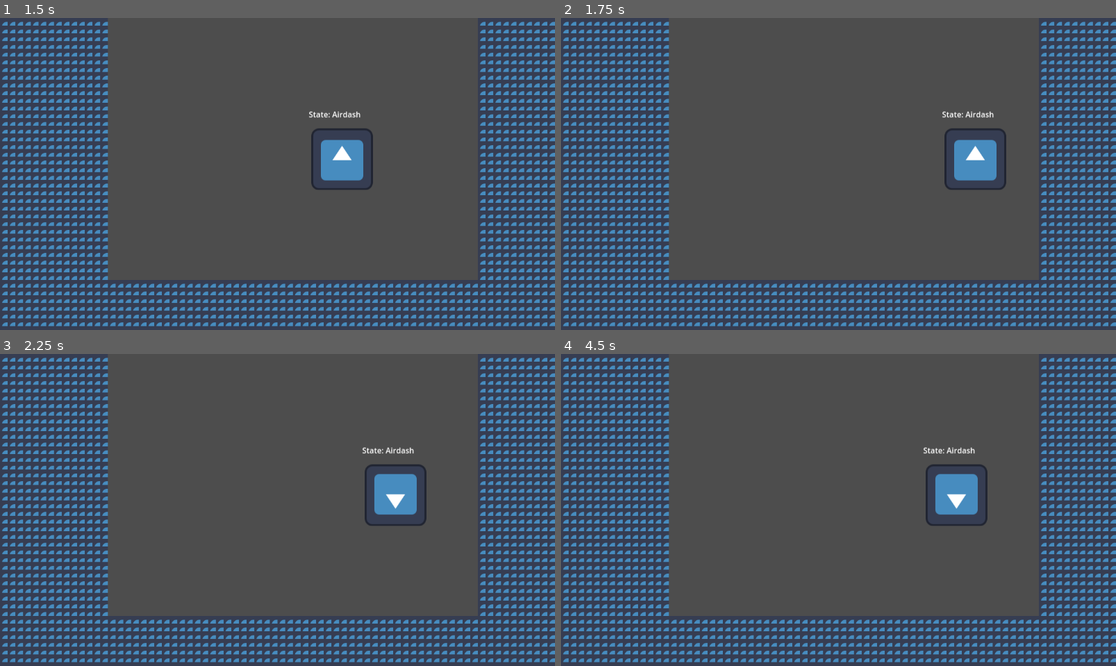
Above: before the commit, frames 1-4 (two rows, left to right).
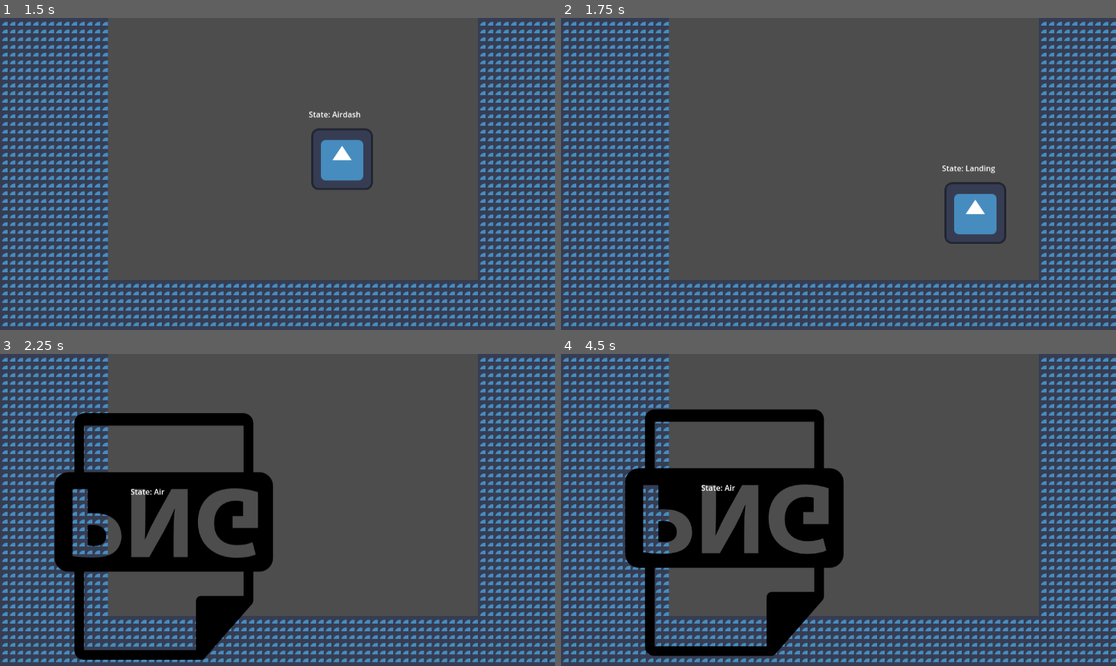
Above: after the commit, the same moments.

Repository: NicolasHelou/tech-demo
Game: Godot game, scene res://Scenes/demo.tscn
Two runs of this game, one before a commit and one after it. Both use one fixed random seed, a clock stepped at 60 frames per second and the inputs below. The engine's default icon, where the game draws it, is replaced by a stand-in: a white triangle on a blue panel in a dark square.
Inputs:
- Up to frame 1 (1.5 s): hold E (dash) 0.53-1.28 s; hold D (right) from 0.53 s (still down); tap Space (jump) at 0.77 s; tap E (dash) at 1.35 s
- Up to frame 2 (1.75 s): keep holding D (right); tap Space (jump) at 1.52 s
- Up to frame 3 (2.25 s): release D (right) at 2.03 s; hold A (left) from 2.03 s (still down); hold Q (die) from 2.03 s (still down)
- Up to frame 4 (4.5 s): tap E (dash) at 2.3, 2.85 s; release A (left) at 2.78 s; release Q (die) at 2.78 s; hold D (right) 2.78-4.28 s; tap Space (jump) at 3.02, 3.77 s; hold E (dash) 3.53-4.28 s; tap Enter at 4.25 s; hold A (left) from 4.28 s (still down); tap Q (die) at 4.35 s

Frame 1 is identical in both runs. In frame 2, 2.6% of the frame differs, in the area x 68-81%, y 29-73%; in frame 3, 14%; in frame 4, 14%, in the area x 11-77%, y 17-97%.

Commit message:
fixed infinite airdash issue

Diff:
--- a/Scenes/airdash.gd
+++ b/Scenes/airdash.gd
@@ -1,24 +1,20 @@
 extends State
 
 class_name airdash_state
-@export var can_airdash : bool = false
 @export var dash_timer : Timer
 @export var ground_state: State
-@export var air_state: State
+@export var landing_state: State
 
 
 # Called when the node enters the scene tree for the first time.
 func _ready() -> void:
-	pass
+	dash_timer.start()
 func state_input(event : InputEvent):
 	if (event.is_action_pressed("dash")) and can_dash:
 		dash()
 # Called every frame. 'delta' is the elapsed time since the previous frame.
 func dash():
-	dash_timer.start()
 	can_dash = false
 
 func _on_dashtimer_timeout():
-	next_state = air_state
-	is_dashing = false
-	character.velocity.y = 500
+	next_state = landing_state
--- a/Scenes/player.tscn
+++ b/Scenes/player.tscn
@@ -265,8 +265,9 @@
 dash_state = NodePath("../Airdash")
 ground_animation = "idle"
 
-[node name="Landing" type="Node" parent="CharacterStateMachine"]
+[node name="Landing" type="Node" parent="CharacterStateMachine" node_paths=PackedStringArray("ground_state")]
 script = ExtResource("6_8erm5")
+ground_state = NodePath("../Ground")
 
 [node name="Dying" type="Node" parent="CharacterStateMachine" node_paths=PackedStringArray("air_state", "ground_state")]
 script = ExtResource("7_8erm5")
@@ -275,14 +276,15 @@
 can_move = false
 is_dead = true
 
-[node name="Airdash" type="Node" parent="CharacterStateMachine" node_paths=PackedStringArray("dash_timer", "ground_state", "air_state")]
+[node name="Airdash" type="Node" parent="CharacterStateMachine" node_paths=PackedStringArray("dash_timer", "ground_state", "landing_state")]
 script = ExtResource("9_tx1dd")
 dash_timer = NodePath("dashtimer")
 ground_state = NodePath("../Ground")
-air_state = NodePath("../Air")
+landing_state = NodePath("../Landing")
 is_dashing = true
 
 [node name="dashtimer" type="Timer" parent="CharacterStateMachine/Airdash"]
+wait_time = 1.5
 
 [node name="Walljump" type="Node" parent="CharacterStateMachine"]
 script = ExtResource("10_gymyn")
--- a/Scripts/landingstate.gd
+++ b/Scripts/landingstate.gd
@@ -1,4 +1,9 @@
 extends State
 
 class_name LandingState
-# Called when the node enters the scene tree for the first time.
+
+@export var ground_state: State
+func state_process(delta):
+	character.velocity.y = 500.0
+	if character.is_on_floor():
+		next_state = ground_state
